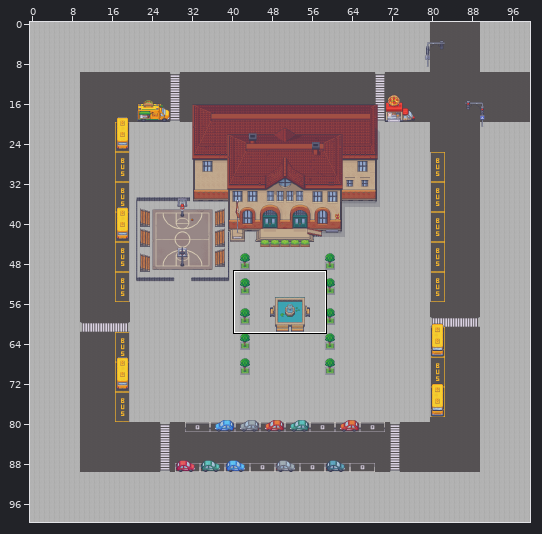
Two versions of a level (Tiled map, res/tiled/Overworld.tmx). The first picture is a wide view before the edit; the outline marks the close-up.
Close-up. Before:
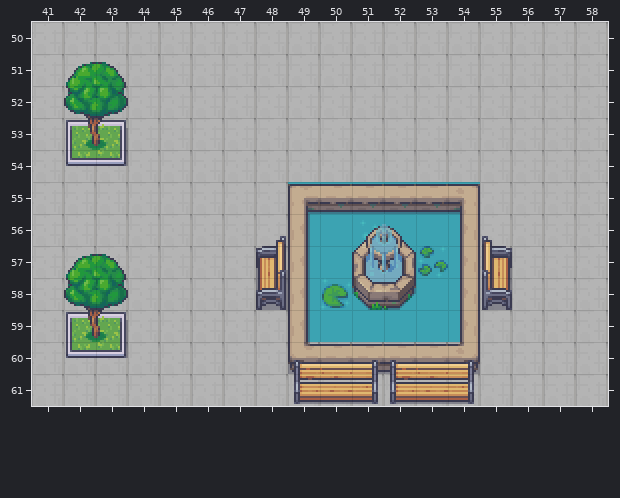
Cells are 16x16 px. Shown: x 41..58, y 50..61. The commit also changed other parts of the map, which this record leaves out.
New version:
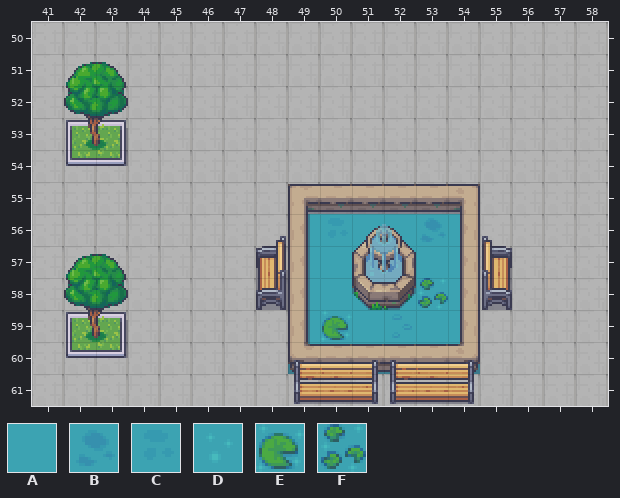
Key: from "Modern_Exteriors_Complete_Tile": A 662, B 1009, C 1010, D 1011, E 1016, F 1018.
_ is an empty cell.
Edits made:
Layer "Building 2":
The author changed tile D to tile A in row 56 at x 51.
The author changed tile E to tile A in row 58 at x 50.
The author changed tile F to tile A in row 57 at x 53.
Tile A now appears in row 60 at x 49 to 54.
The author changed tile A to tile E in row 59 at x 50.
The author changed tile A to tile F in row 58 at x 53.
The edit erases tile A in row 55 at x 49, 51 to 52 and 54.
The edit erases tile B in row 55 at x 53.
The edit erases tile C in row 55 at x 50.
Changed places in both close-ups, as pixel boxes (x1, y1, x2, y2):
changed: (288, 182, 480, 242)
changed: (288, 246, 480, 374)
